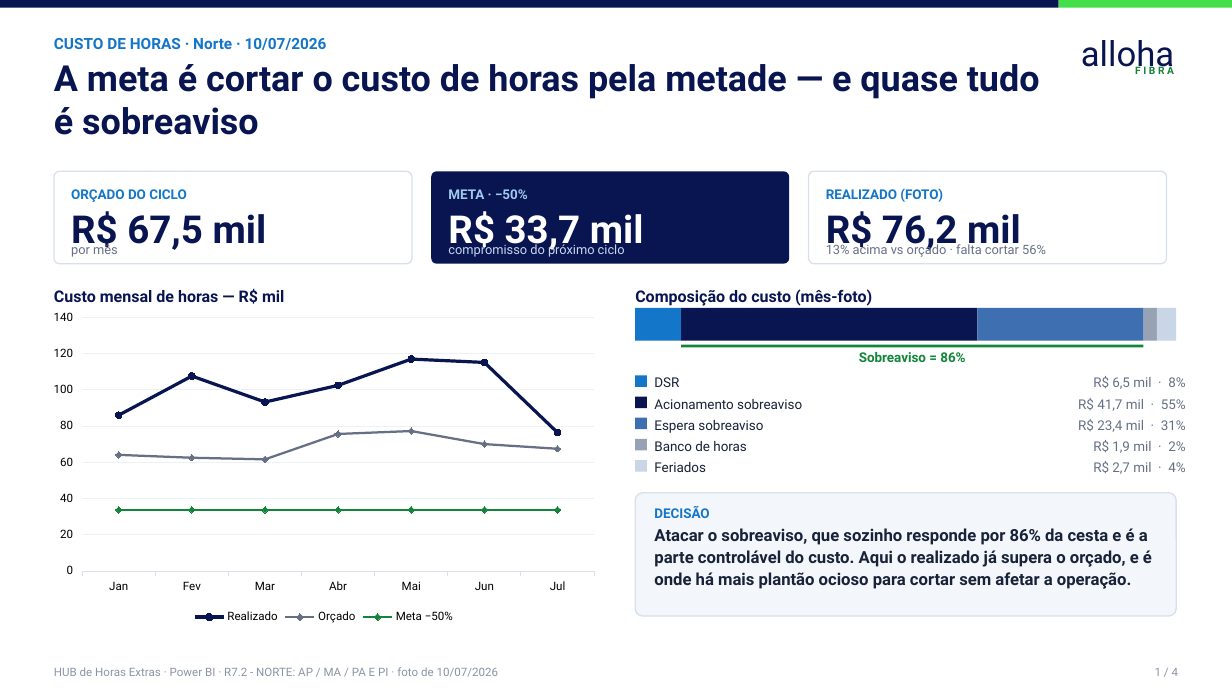
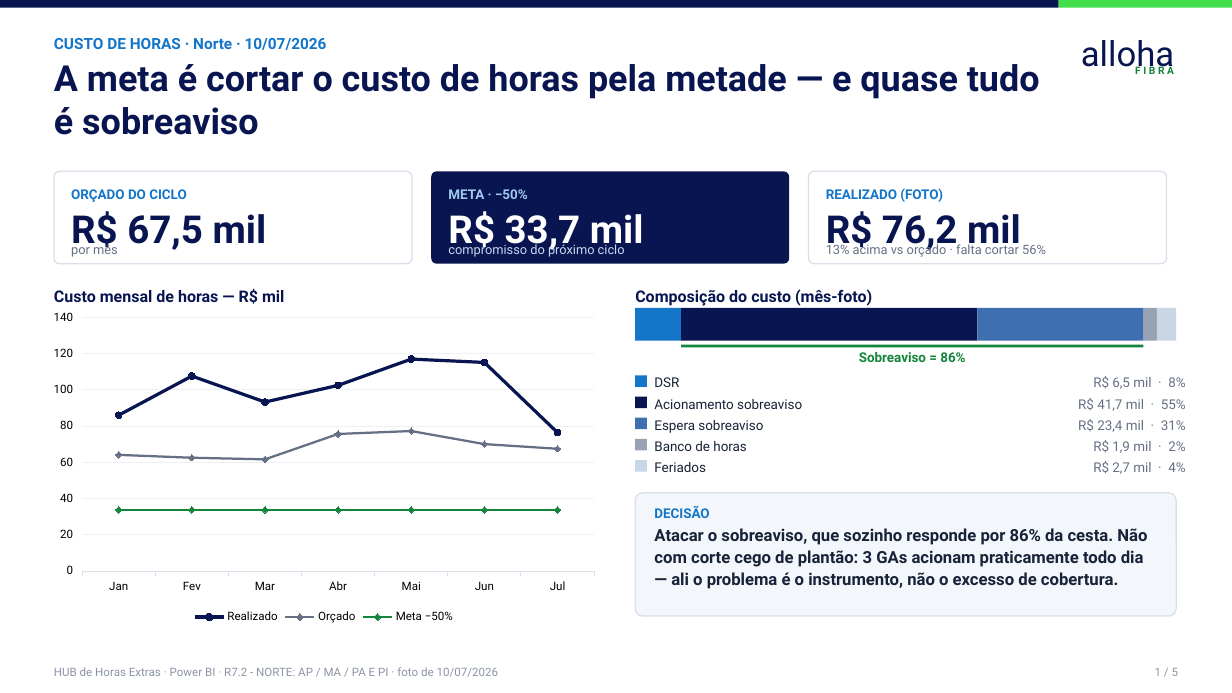
Before and after one commit to durthvader/megabrain, a slide deck: slide 1 of outputs/horas/Horas_Norte_Executivo.pptx. Drawn at 1232x693 pixels with LibreOffice and Linux fonts; fonts in the diff are those of the drawing. Boxes give left, top, right and bottom in pixels: in the first picture for what was removed or moved away, otherwise in the second. Text is boxed around its words. In the diff, an @@ line names an element or a change of style, - is before the commit and + after.

```diff
--- a/outputs/horas/Horas_Norte_Executivo.pptx
+++ b/outputs/horas/Horas_Norte_Executivo.pptx
@@ text at (x1=654, y1=528, x2=1147, y2=589): text changed @@
-Atacar o sobreaviso, que sozinho responde por 86% da cesta e é a parte controlável do custo. Aqui o realizado já supera o orçado, e é onde há mais plantão ocioso para cortar sem afetar a operação.
+Atacar o sobreaviso, que sozinho responde por 86% da cesta. Não com corte cego de plantão: 3 GAs acionam praticamente todo dia — ali o problema é o instrumento, não o excesso de cobertura.
@@ text at (x1=1155, y1=668, x2=1179, y2=676): text changed @@
-1 / 4
+1 / 5
```
Also in this commit, not shown: 3 other slides changed, 1 slide added, 7 other files.
